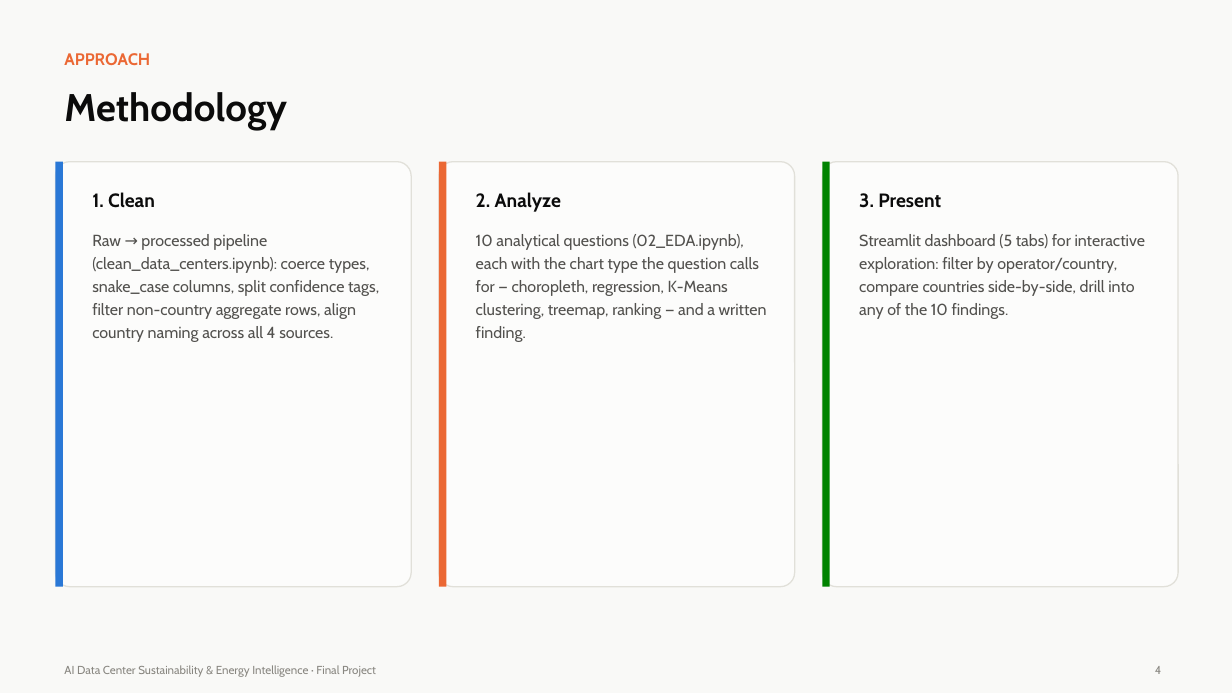
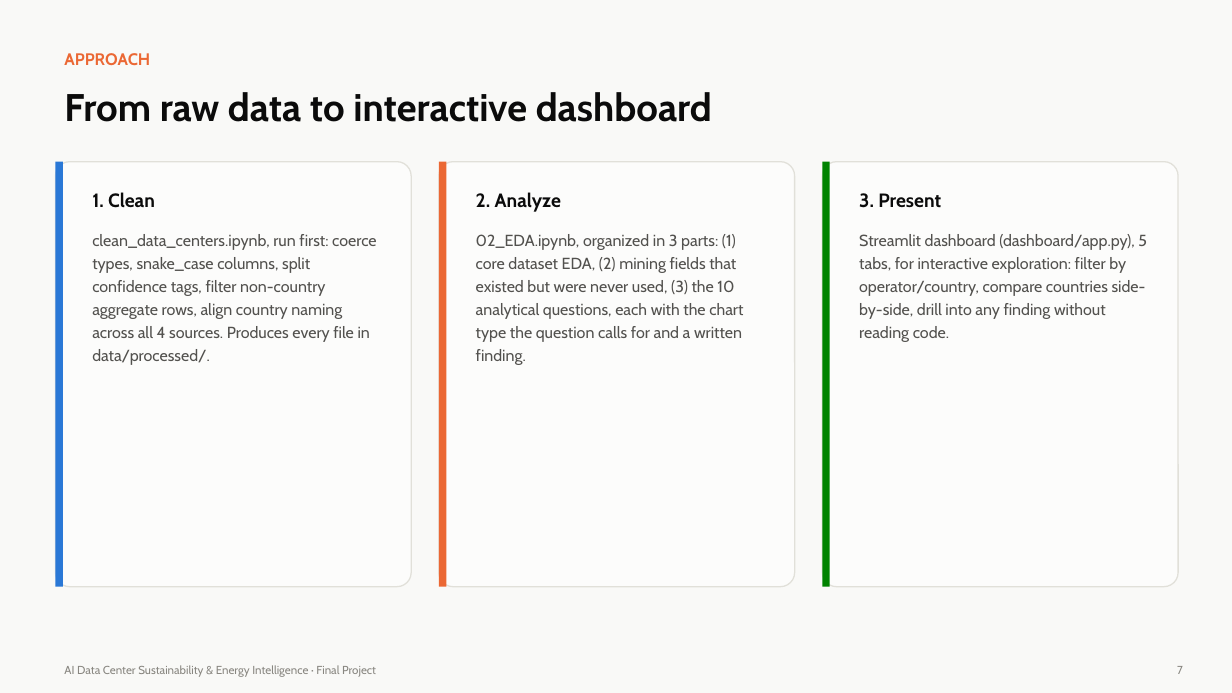
Before and after one commit to manya-25/AI_Data_Centers_Analytics, a slide deck: slide 7 of presentation/AI_Data_Center_Sustainability_Presentation.pptx (slide 4 before the commit). Drawn at 1232x693 pixels with LibreOffice and Linux fonts; fonts in the diff are those of the drawing. Boxes give left, top, right and bottom in pixels: in the first picture for what was removed or moved away, otherwise in the second. Text is boxed around its words. In the diff, an @@ line names an element or a change of style, - is before the commit and + after.

```diff
--- a/presentation/AI_Data_Center_Sustainability_Presentation.pptx
+++ b/presentation/AI_Data_Center_Sustainability_Presentation.pptx
@@ text at [64,92,712,122]: text changed @@
-Methodology
+From raw data to interactive dashboard
@@ text at [92,234,376,365]: text changed @@
-Raw → processed pipeline (clean_data_centers.ipynb): coerce types, snake_case columns, split confidence tags, filter non-country aggregate rows, align country naming across all 4 sources.
+clean_data_centers.ipynb, run first: coerce types, snake_case columns, split confidence tags, filter non-country aggregate rows, align country naming across all 4 sources. Produces every file in data/processed/.
@@ text at [476,234,743,365]: text changed @@
-10 analytical questions (02_EDA.ipynb), each with the chart type the question calls for — choropleth, regression, K-Means clustering, treemap, ranking — and a written finding.
+02_EDA.ipynb, organized in 3 parts: (1) core dataset EDA, (2) mining fields that existed but were never used, (3) the 10 analytical questions, each with the chart type the question calls for and a written finding.
@@ text at [859,234,1147,342]: text changed @@
-Streamlit dashboard (5 tabs) for interactive exploration: filter by operator/country, compare countries side-by-side, drill into any of the 10 findings.
+Streamlit dashboard (dashboard/app.py), 5 tabs, for interactive exploration: filter by operator/country, compare countries side-by-side, drill into any finding without reading code.
@@ text at [1177,666,1183,674]: text changed @@
-4
+7
```
Also in this commit, not shown: 12 other slides changed, 7 slides added, 1 other file.
